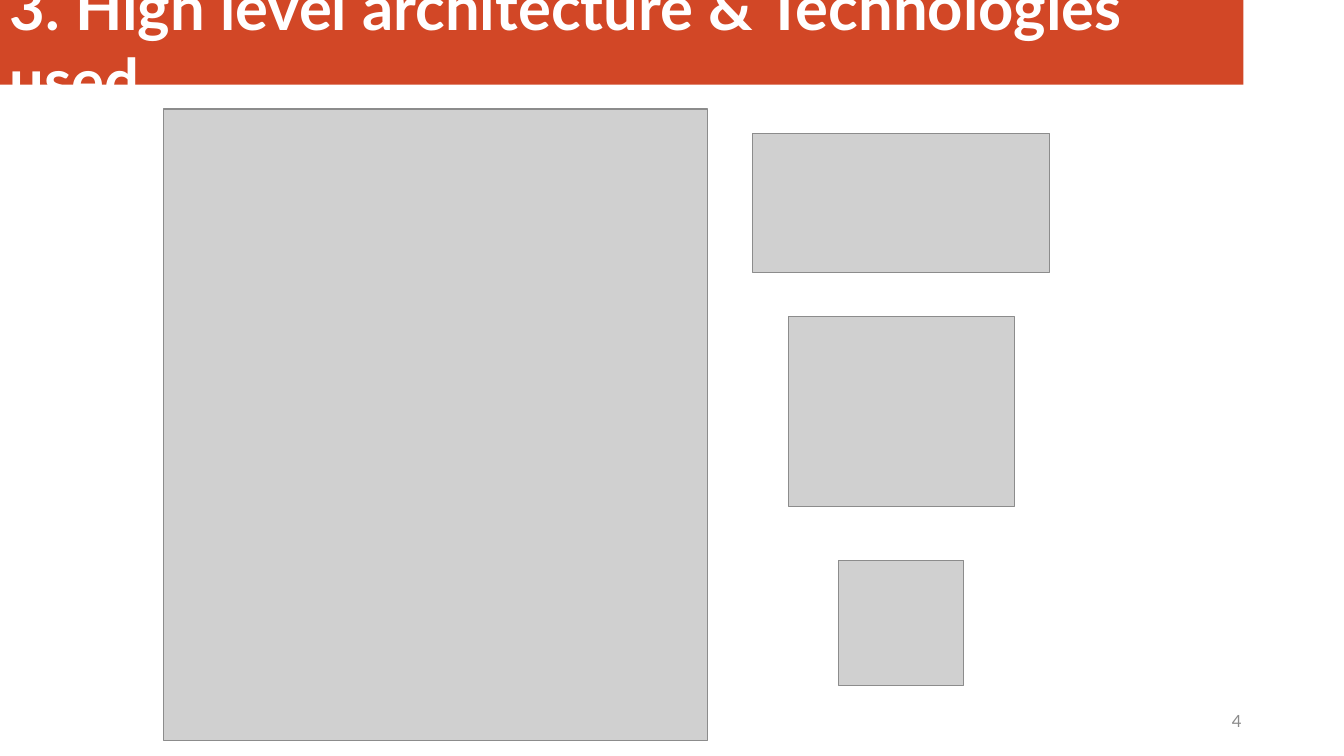
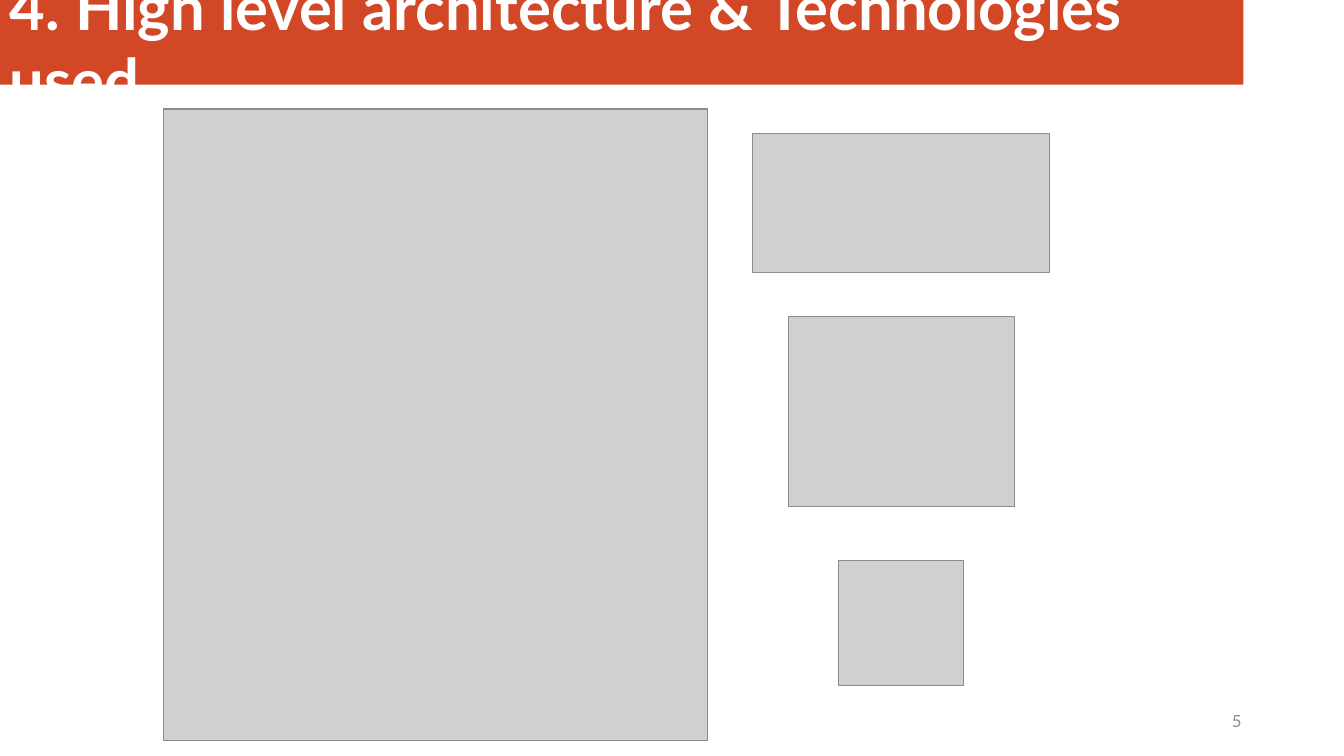
Before and after one commit to Davaabayar/FOS, a slide deck: slide 5 of FOOD ORDERING SYSTEM.pptx (slide 4 before the commit). Drawn at 1344x756 pixels with LibreOffice and Linux fonts; fonts in the diff are those of the drawing; grey boxes stand for pictures. Boxes give left, top, right and bottom in pixels: in the first picture for what was removed or moved away, otherwise in the second. Text is boxed around its words. In the diff, an @@ line names an element or a change of style, - is before the commit and + after.

```diff
--- a/FOOD ORDERING SYSTEM.pptx
+++ b/FOOD ORDERING SYSTEM.pptx
@@ text in rectangle at box(10, 0, 1122, 85): text changed @@
-3. High level architecture & Technologies used
+4. High level architecture & Technologies used
@@ page number at box(1232, 715, 1242, 727): text changed @@
-4
+5
```
Also in this commit, not shown: 3 other slides changed, 1 slide added.
